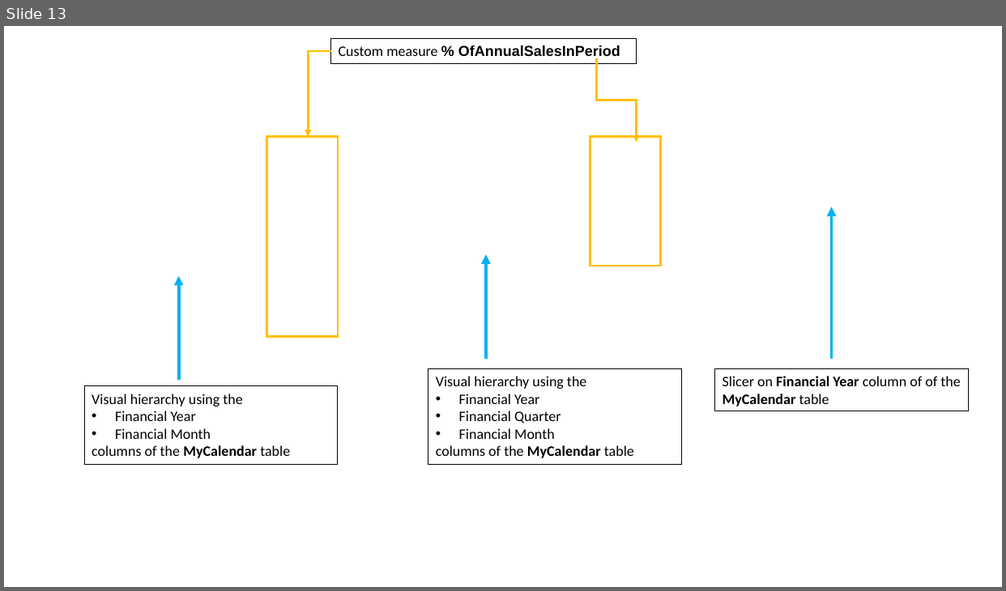
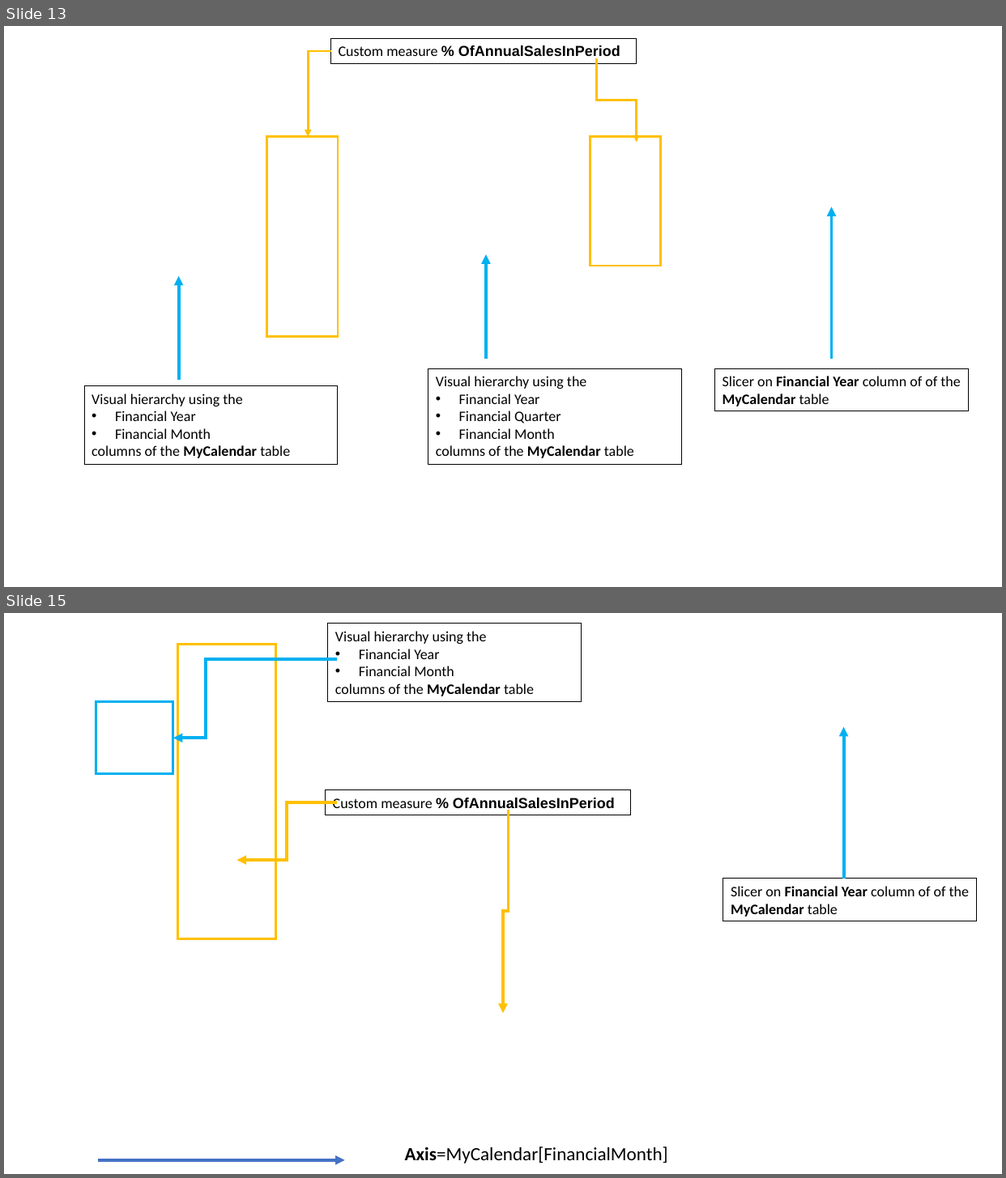
Before and after one commit to sdg002/sdg002.github.io, a slide deck: dax-cheat-sheet-2/Microsoft PowerPoint Presentation.pptx. Shown one above the other, each under a label of ours: slide 13 before the commit, slides 13 and 15 after it; the slides between them are not shown. The pictures are 1006x591 and 1006x1178 pixels, drawn with LibreOffice and Linux fonts; fonts in the diff are those of the drawing; background and template pictures are left out. Boxes give left, top, right and bottom in pixels: in the first picture for what was removed or moved away, otherwise in the second. Text is boxed around its words. In the diff, an @@ line names an element or a change of style, - is before the commit and + after.

Commit message:
Completed percentage sales in a month

```diff
--- a/dax-cheat-sheet-2/Microsoft PowerPoint Presentation.pptx
+++ b/dax-cheat-sheet-2/Microsoft PowerPoint Presentation.pptx
@@ slide 15 added at (x1=4, y1=613, x2=1002, y2=1174), background picture (left out) @@
@@ rectangle added at (x1=328, y1=624, x2=582, y2=701), outline #000000 0.75 pt, 14 pt, text #000000 @@
+Visual hierarchy using the
+• Financial Year
+• Financial Month
+columns of the MyCalendar table
@@ elbow arrow added from (337, 659) to (173, 738), #00B0F0 3 pt @@
@@ rectangle added at (x1=178, y1=645, x2=276, y2=939), outline #FFC000 2.25 pt @@
@@ rectangle added at (x1=96, y1=701, x2=173, y2=774), outline #00B0F0 2.25 pt @@
@@ arrow added from (844, 879) to (844, 726), #00B0F0 3 pt @@
@@ elbow arrow added from (337, 803) to (236, 860), #FFC000 3 pt @@
@@ rectangle added at (x1=325, y1=790, x2=631, y2=815), outline #000000 0.75 pt, 14 pt, text #000000, bold @@
+Custom measure % OfAnnualSalesInPeriod
@@ elbow arrow added from (509, 810) to (503, 1013), #FFC000 3 pt @@
@@ rectangle added at (x1=723, y1=879, x2=978, y2=922), outline #000000 0.75 pt, 14 pt, text #000000 @@
+Slicer on Financial Year column of of the MyCalendar table
@@ text added at (x1=405, y1=1147, x2=668, y2=1164), 18 pt, text #000000 @@
+Axis=MyCalendar[FinancialMonth]
@@ arrow added from (98, 1161) to (345, 1161), #4472C4 3 pt @@
```
Also in this commit, not shown: 1 other slide added, 5 other files.
